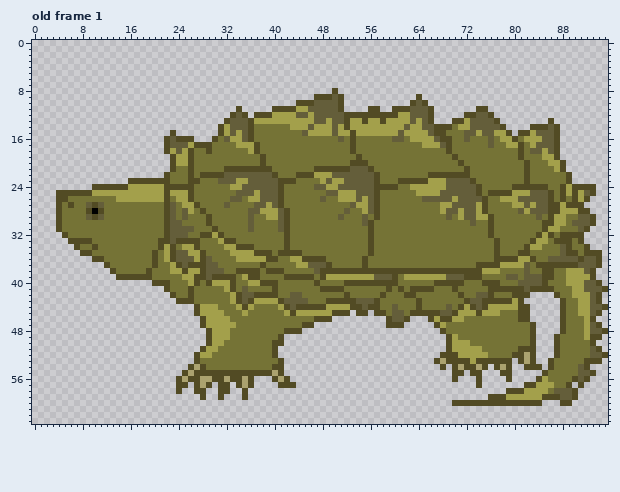
One commit to this pixel-art file: assets/art/turtle.aseprite. Above is the file before it was changed.
96x64 pixels, 1 frame. Shown: old frame 1. The commit also changed other frames, which this record leaves out.
Once edited:
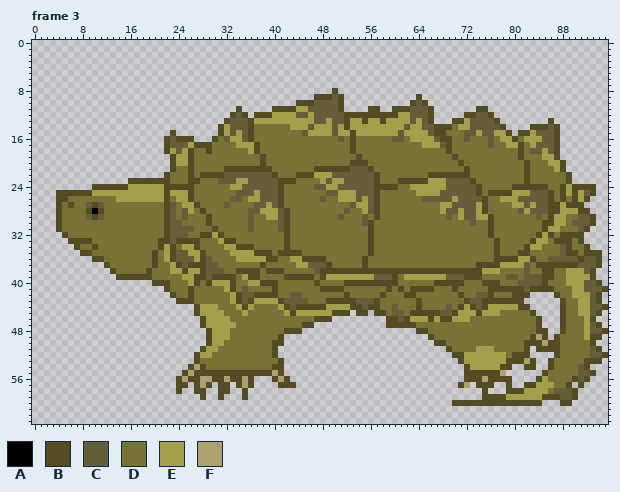
Palette (. is transparent): A #000000  B #524b24  C #645e3a  D #757336  E #a3a04b  F #aba26f
A new or re-ordered frame is compared with the old frame closest to it.
Diff:
frames 1 -> 4
--- frame 3 is new; against old frame 1
@@ x 58..88 @@
 42 BDDDBBDDDDDDDBDDCCBDDDBBB....BD
-43 DDDDDDBDDDDDDDBCCBBBBBEB......B
+43 DDDDDDBDDDDDDDBCCBBBBBBB......B
 44 DDCDDDBDDDDCDBEBCBEEEEEBB.....B
-45 BDCCDBBBBBCCBEEEBEEEDDDBB.....B
-46 .BCCB...BEBBEEDDDDDDDDDBB.....B
-47 .BBB.....BEDDDDDDDDDDDDDDB....B
-48 ..........BDDDDDDDDDDDDDDB....B
-49 ...........BEDDDDDDDDDDDDB...BD
-50 ...........BEEEDDDDDDDDDDB...BD
-51 ...........BEEEEEDDDDDDBBB...BD
-52 ..........BBBEEEEEDDDDBBFB...BD
-53 .........BFBBBBEBBBBBB.BFB..BDD
-54 ..........B.BFBBFB.BFB..BBB.BDD
-55 ............BB.BB...BB.....BDDD
-56 ............B...B....B....BEDDD
-57 ................B.......BBEEEDD
-58 .....................BBBEEEEDCC
-59 ..................BBBEEEEEEBBBC
+45 BDCCDBBBBBCCBEEEBEEEDDDDDB....B
+46 .BBCBEEEBEBBEEEDDDDDDDDDDDB...B
+47 .BBBBBDDDDDDDDDDDDDDDDDDDDB...B
+48 ......BBDDDDDDDDDDDDDDDDDDBB..B
+49 ........BDDDDDDDDDDDDDDDDBFB.BD
+50 .........BBDDDDDDDDDDDDDBBBFBBD
+51 ...........BDDDDEEEDDDDDB.BBBBD
+52 ............BBEEEEEEEDBBB....BD
+53 .............BEEEEEEEBBBFB..BDD
+54 ..............BEEEEEBB..BB..BDD
+55 ..............BBBBBBF......BDDD
+56 ..............BBBFBBBB....BEDDD
+57 .............BF.BBB..B..BBEEEDD
+58 .................B...BBBEEEEDCC
+59 .................BBBBEEEEEEBBBC
 60 ............BBBBBBBBBBBBBBB...B
Where, in picture pixels (left, top, right, bottom), the same in both pictures:
changed: (392, 298, 554, 400)
